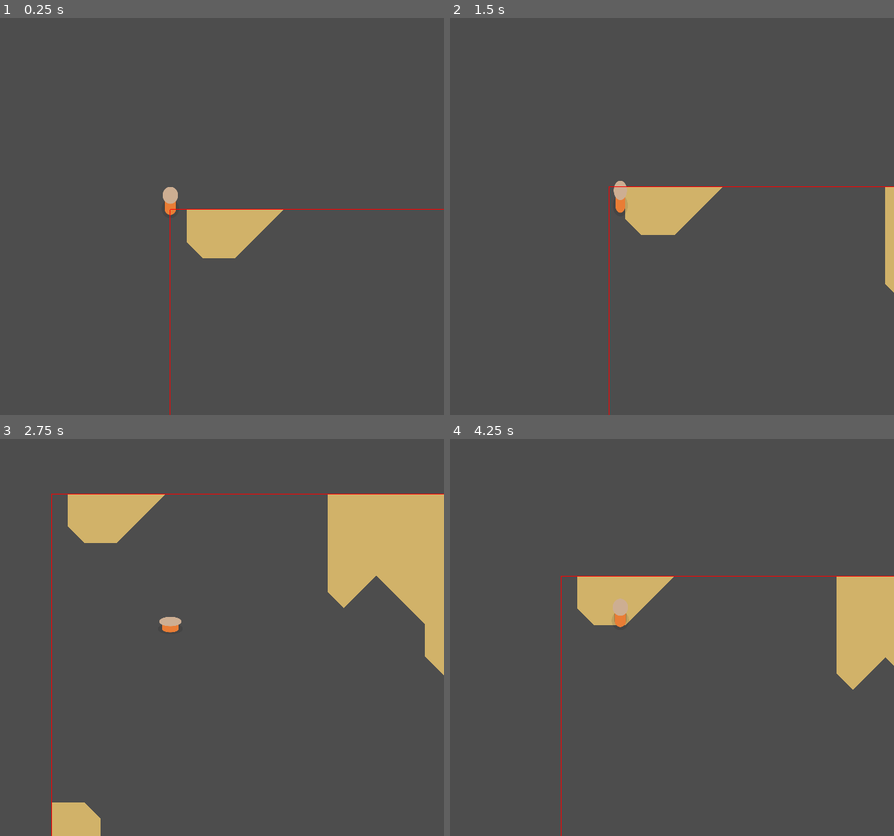
Above: before the commit, frames 1-4 (two rows, left to right).
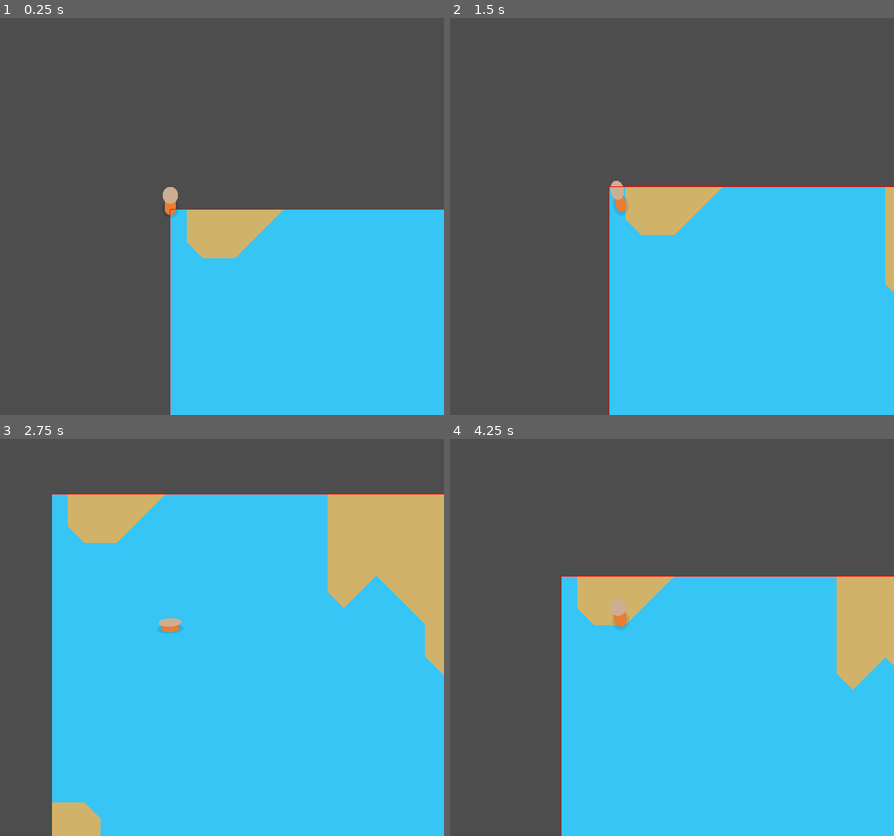
Above: after the commit, the same moments.

Repository: Large-Guy/Archipelinaut
Game: Godot game, scene res://scenes/game.tscn
Same seed, same stepped clock (60 frames per second), same inputs: the game is played once before the commit and once after it.
Inputs:
- Up to frame 1 (0.25 s): no input
- Up to frame 2 (1.5 s): tap Enter at 0.5 s; hold D (move_right) 0.53-1.28 s; hold S (move_down) from 1.28 s (still down)
- Up to frame 3 (2.75 s): release S (move_down) at 2.03 s; hold D (move_right) from 2.03 s (still down)
- Up to frame 4 (4.25 s): release D (move_right) at 2.78 s; hold W (move_up) 2.78-3.53 s; hold A (move_left) from 3.53 s (still down)

The runs differ from the first frame. In frame 1, 30% of the frame differs, in the area x 38-100%, y 48-100%; in frame 2, 34%; in frame 3, 66%, in the area x 11-100%, y 13-100%; in frame 4, 44%.

Commit message:
Water and better player animation

Diff:
--- /dev/null
+++ b/graphics/shaders/water.gdshader
@@ -0,0 +1,18 @@
+shader_type canvas_item;
+
+uniform sampler2D noise;
+uniform vec3 color_shallow: source_color;
+uniform vec3 color_deep: source_color;
+
+void vertex() {
+	// Called for every vertex the material is visible on.
+}
+
+void fragment() {
+	COLOR = vec4(color_shallow,1.0);
+}
+
+//void light() {
+	// Called for every pixel for every light affecting the CanvasItem.
+	// Uncomment to replace the default light processing function with this one.
+//}
--- a/scenes/game.tscn
+++ b/scenes/game.tscn
@@ -1,12 +1,19 @@
-[gd_scene load_steps=6 format=3 uid="uid://b74kg5jhnm2ir"]
+[gd_scene load_steps=8 format=3 uid="uid://b74kg5jhnm2ir"]
 
 [ext_resource type="PackedScene" uid="uid://edtpd4bdsoyj" path="res://scenes/prefabs/entities/player.tscn" id="1_6e8vm"]
 [ext_resource type="AudioStream" uid="uid://67c2be10cdy0" path="res://audio/music/day.wav" id="2_dubdw"]
 [ext_resource type="PackedScene" uid="uid://bkykj85uqqcbk" path="res://scenes/prefabs/game/chunk.tscn" id="3_rfjr8"]
 [ext_resource type="Script" path="res://scripts/world_generation.gd" id="4_01vym"]
+[ext_resource type="Shader" path="res://graphics/shaders/water.gdshader" id="5_63i2v"]
 
 [sub_resource type="FastNoiseLite" id="FastNoiseLite_unbqr"]
+seed = 5
 frequency = 0.0427
+
+[sub_resource type="ShaderMaterial" id="ShaderMaterial_b8634"]
+shader = ExtResource("5_63i2v")
+shader_parameter/color_shallow = Color(0.211765, 0.772549, 0.956863, 1)
+shader_parameter/color_deep = Color(0.219608, 0.34902, 0.701961, 1)
 
 [node name="Game" type="Node2D"]
 
@@ -20,7 +27,15 @@
 autoplay = true
 
 [node name="Chunk" parent="." instance=ExtResource("3_rfjr8")]
+noise = null
 
-[node name="Node2D" type="Node2D" parent="Chunk"]
+[node name="Node2D" type="Node2D" parent="Chunk" node_paths=PackedStringArray("water")]
 script = ExtResource("4_01vym")
 noise = SubResource("FastNoiseLite_unbqr")
+water = NodePath("../Water")
+
+[node name="Water" type="ColorRect" parent="Chunk"]
+z_index = -4096
+material = SubResource("ShaderMaterial_b8634")
+offset_right = 32.0
+offset_bottom = 32.0
--- a/scenes/prefabs/entities/player.tscn
+++ b/scenes/prefabs/entities/player.tscn
@@ -6,6 +6,30 @@
 
 [sub_resource type="Animation" id="Animation_qd8gl"]
 length = 0.001
+tracks/0/type = "value"
+tracks/0/imported = false
+tracks/0/enabled = true
+tracks/0/path = NodePath("../Sprite/Player:rotation")
+tracks/0/interp = 1
+tracks/0/loop_wrap = true
+tracks/0/keys = {
+"times": PackedFloat32Array(0),
+"transitions": PackedFloat32Array(1),
+"update": 0,
+"values": [0.349066]
+}
+tracks/1/type = "value"
+tracks/1/imported = false
+tracks/1/enabled = true
+tracks/1/path = NodePath("../Sprite/Player:position")
+tracks/1/interp = 1
+tracks/1/loop_wrap = true
+tracks/1/keys = {
+"times": PackedFloat32Array(0),
+"transitions": PackedFloat32Array(1),
+"update": 0,
+"values": [Vector2(0, 0)]
+}
 
 [sub_resource type="Animation" id="Animation_rb8no"]
 resource_name = "Idle"
@@ -23,10 +47,34 @@
 "update": 0,
 "values": [Vector2(1, 1), Vector2(1.125, 0.9), Vector2(1, 1)]
 }
+tracks/1/type = "value"
+tracks/1/imported = false
+tracks/1/enabled = true
+tracks/1/path = NodePath("../Sprite/Player:rotation")
+tracks/1/interp = 1
+tracks/1/loop_wrap = true
+tracks/1/keys = {
+"times": PackedFloat32Array(0),
+"transitions": PackedFloat32Array(1),
+"update": 0,
+"values": [0.0]
+}
+tracks/2/type = "value"
+tracks/2/imported = false
+tracks/2/enabled = true
+tracks/2/path = NodePath("../Sprite/Player:position")
+tracks/2/interp = 1
+tracks/2/loop_wrap = true
+tracks/2/keys = {
+"times": PackedFloat32Array(0),
+"transitions": PackedFloat32Array(1),
+"update": 0,
+"values": [Vector2(0, 0)]
+}
 
 [sub_resource type="Animation" id="Animation_o4675"]
 resource_name = "Walk"
-length = 1.25
+length = 2.5
 loop_mode = 1
 tracks/0/type = "value"
 tracks/0/imported = false
@@ -35,10 +83,10 @@
 tracks/0/interp = 2
 tracks/0/loop_wrap = false
 tracks/0/keys = {
-"times": PackedFloat32Array(0, 0.5, 1, 1.3),
-"transitions": PackedFloat32Array(1, 1, 1, 1),
+"times": PackedFloat32Array(0, 0.5, 1, 1.24782, 1.75218, 2.25218, 2.5),
+"transitions": PackedFloat32Array(1, 1, 1, 1, 1, 1, 1),
 "update": 0,
-"values": [Vector2(0, 0), Vector2(0, -40), Vector2(0, 0), Vector2(0, 0)]
+"values": [Vector2(0, 0), Vector2(0, -40), Vector2(0, 0), Vector2(0, 0), Vector2(0, -40), Vector2(0, 0), Vector2(0, 0)]
 }
 tracks/1/type = "value"
 tracks/1/imported = false
@@ -47,10 +95,10 @@
 tracks/1/interp = 1
 tracks/1/loop_wrap = true
 tracks/1/keys = {
-"times": PackedFloat32Array(0, 1.3),
-"transitions": PackedFloat32Array(1, 1),
+"times": PackedFloat32Array(0, 0.233333, 1.24782, 1.5, 2.5),
+"transitions": PackedFloat32Array(1, 1, 1, 1, 1),
 "update": 0,
-"values": [0.0, 0.0]
+"values": [0.0, 0.349066, 0.0, -0.349066, 0.0]
 }
 tracks/2/type = "value"
 tracks/2/imported = false
@@ -59,10 +107,10 @@
 tracks/2/interp = 2
 tracks/2/loop_wrap = true
 tracks/2/keys = {
-"times": PackedFloat32Array(0, 0.233333, 0.5, 0.733333, 1.23333, 1.3),
-"transitions": PackedFloat32Array(1, 1, 1, 1, 1, 1),
+"times": PackedFloat32Array(0, 0.233333, 0.5, 0.733333, 1.23333, 1.25, 1.48551, 1.75218, 1.98551, 2.48551, 2.50218),
+"transitions": PackedFloat32Array(1, 1, 1, 1, 1, 1, 1, 1, 1, 1, 1),
 "update": 0,
-"values": [Vector2(1, 1), Vector2(0.9, 1.1), Vector2(1.1, 0.9), Vector2(0.9, 1.1), Vector2(1.1, 0.9), Vector2(1, 1)]
+"values": [Vector2(1, 1), Vector2(0.9, 1.1), Vector2(1.1, 0.9), Vector2(0.9, 1.1), Vector2(1.1, 0.9), Vector2(1, 1), Vector2(0.9, 1.1), Vector2(1.1, 0.9), Vector2(0.9, 1.1), Vector2(1.1, 0.9), Vector2(1, 1)]
 }
 
 [sub_resource type="AnimationLibrary" id="AnimationLibrary_7mfjm"]
@@ -89,6 +137,7 @@
 scale = Vector2(0.948214, 1.05179)
 
 [node name="Player" type="Sprite2D" parent="Sprite"]
+rotation = 0.349066
 texture = ExtResource("1_sfhjk")
 offset = Vector2(0, -16.8797)
 
--- a/scripts/marching_squares.gd
+++ b/scripts/marching_squares.gd
@@ -131,7 +131,7 @@
 		indices.clear()
 
 		meshs[i].mesh = generate_mesh(key)
-		meshs[i].z_index = -4096
+		meshs[i].z_index = -4096 + 20
 		meshs[i].modulate = tile_colors[key]
 		i += 1
 
--- a/scripts/world_generation.gd
+++ b/scripts/world_generation.gd
@@ -1,6 +1,7 @@
 extends Node2D
 
 @export var noise: FastNoiseLite
+@export var water: ColorRect
 
 var chunk: StaticBody2D
 
@@ -8,12 +9,21 @@
 func _ready() -> void:
 	await get_tree().process_frame
 	chunk = get_parent()
+	noise = noise.duplicate()
 	noise.seed = 5
+	noise.offset += Vector3(global_position.x / chunk.scale.x,global_position.y / chunk.scale.y,0)
+	var noiseTexture: Texture = NoiseTexture2D.new()
+	noiseTexture.noise = noise.duplicate()
+	noiseTexture.noise.frequency /= 32
+
+	water.material = water.material.duplicate()
+	water.material.set_shader_parameter("noise", noiseTexture)
+
 	generate()
 
 func generate():
 	for y in range(chunk.size + 1):
 		for x in range(chunk.size + 1):
-			var n: int = floor(noise.get_noise_2d(x + global_position.x / chunk.scale.x,y + global_position.y / chunk.scale.y) * (chunk.tile_colors.size()))
+			var n: int = floor(noise.get_noise_2d(x,y) * (chunk.tile_colors.size()))
 			chunk.set_tile(x,y,n)
 	chunk.generate()
